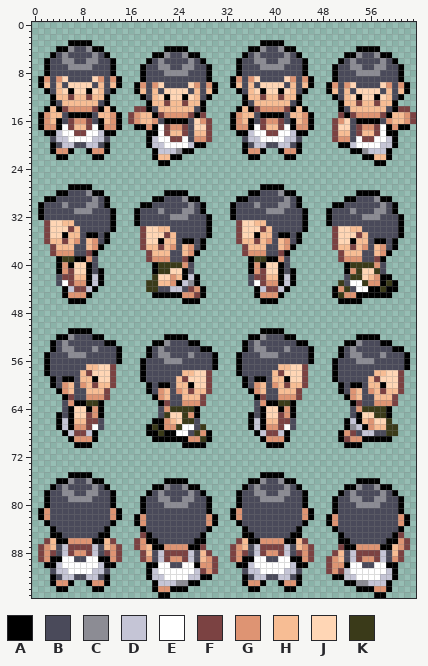
File history of a sprite sheet, Graphics/Characters/CHAD.png. Above, as it was before the edit.
The file is 128x192 pixels, drawn in blocks of 2x2; one block is one cell here.
Palette (. is transparent): A #000000  B #4a4a5a  C #8c8c94  D #c5c5d6  E #ffffff  F #7b4242  G #de9473  H #f7bd94  J #ffd6b5  K #3a3a19
Pixels before (only the part around the change), first column x 0:
 0 .............................
 1 .............................
 2 .............................
 3 ......AAAA...................
 4 ....AACBBCAA..........AAAA...
 5 ...ABCBBBBCBA.......AACBBCAA.
 6 ..ABBCCBBCCBBA.....ABCBBBBCBA
 7 ..ABBBCCCCBBBA....ABBCCBBCCBB
 8 ..ABBBBBBBBBBA....ABBBCCCCBBB
 9 .AGBGJBBBBJGBGA...ABBBBBBBBBB
10 .AHBHBJJJJBHBHA..AGBGJBBBBJGB
11 ..ABHJAJJAJHBA...AHBHBJJJJBHB
12 ...AHHFHHFHHA.....ABHJAJJAJHB
13 ...ABHHHHHHBA......AHHFHHFHHA
14 ..AHAFGGGGFAHA...FFABHHHHHHBA
15 .AGHHBAAAABHHGA.FGHHAFGGGGFAF
16 .AGHABFGGFBAHGA.FGHHGBAAAABJG
17 .AGGAEFHHFEAGGA..AAGAEFGGFBJJ
18 ..AADEEFFEEDAA.....AAEFHHFBHH
19 ...BDDEEEEDDB......ADEEFFEBGG
20 ...ABDDBBDDBA......ADDEEEEDAA
21 ...AGGA..AGGA.......ADDDCAA..
22 ....AA....AA........AHHAA....
23 .....................AA......
24 .............................
25 .............................
26 .............................
27 ......AAAA...................
28 ....AABBBCAA..........AAAA...
29 ..AABBBBBBCBA.......AABBBCAA.
30 .ABBBCBBBCCBA.....AABBBBBBCBA
31 .ABBBBBCCCBBBA...ABBBCBBBCCBA
32 .ABBBBBBBBBBBA...ABBBBBCCCBBB
33 ..FJJHHBBBBBBA...ABBBBBBBBBBB
34 ..FJJJFHBBBBBA....FJJHHBBBBBB
35 ..FJJAHHBAABA.....FJJJFHBBBBB
36 ..FHHFHGBHGBA.....FJJAHHBAABA
37 ...FHHHBBHGA......FHHFHGBHGBA
38 ...FGGGBBFA........FHHHBBHGA.
39 ....AKKAAGB........FGGGBBFA..
40 ....AGAJJAB.........AKKKKGB..
41 ....AGFJJABA........AKKJJAB..
42 ....BFFHHADA........KJJGHADA.
43 ....BEFGGADA.......KKHHGADCA.
44 .....ADFFDA........KKBBDDBFGA
45 .....AGGGA..........AAAAAGGFA
46 ......AAA................AAA.
47 .............................
48 .............................
49 .............................
50 .............................
51 ......AAAA...................
52 ....AACBBBAA..........AAAA...
53 ...ABCBBBBBBAA......AACBBBAA.
54 ...ABCCBBBCBBBA....ABCBBBBBBA
55 ..ABBBCCCBBBBBA....ABCCBBBCBB
56 ..ABBBBBBBBBBBA...ABBBCCCBBBB
57 ..ABBBBBBHHJJF....ABBBBBBBBBB
58 ..ABBBBBHFJJJF....ABBBBBBHHJJ
59 ...ABAABHHAJJF....ABBBBBHFJJJ
60 ...ABGHBGHFHHF.....ABAABHHAJJ
61 ....AGHBBHHHF......ABGHBGHFHH
62 .....AFBBGGGF.......AGHBBHHHF
63 .....BGAAKKA.........AFBBGGGF
64 .....BAJJAGA.........BGKKKKA.
65 ....ABAJJFGA.........BKJJKGA.
66 ....ADAHHFFB........AAGHJKKB.
67 ....ADAGGFEB.......AKAGGKEEBK
68 .....ADFFDA........AAKAAEEBKG
69 ......AGGGA.........AAAAAAGGK
70 .......AAA...............AAAA
71 .............................
72 .............................
73 .............................
74 .............................
75 ......AAAA...................
76 ....AACBBCAA..........AAAA...
77 ...ABCBBBBCBA.......AACBBCAA.
78 ..ABBCCBBCCBBA.....ABCBBBBCBA
79 ..ABBBCCCCBBBA....ABBCCBBCCBB
80 ..ABBBBBBBBBBA....ABBBCCCCBBB
81 .AGBBBBBBBBBBGA...ABBBBBBBBBB
82 .AGBBBBBBBBBBGA..AGBBBBBBBBBB
83 ..ABBBBBBBBBBA...AGBBBBBBBBBB
84 ...ABBBBBBBBA.....ABBBBBBBBBB
85 ...AABBBBBBAA.....FABBBBBBBBA
86 ..FHAAGGGGAAHF...FGAABBBBBBAA
87 .FGHBDFFFFDBHGF..FGHAAGGGGAAF
88 .FGFBDFGGFDBFGF...FHBDFFFFDBH
89 .FGAAEEBBEEAAGF...FGBDFGGFDBH
90 ..AADEEEEEEDAA.....AAEEBBEEAG
91 ...BDDEEEEDDB......ADEEEEEEDF
92 ...ABDDBBDDBA......ADDEEEEDDA
93 ...AGGA..AGGA.......ADDDCCAA.
94 ....AA....AA........AGGAAA...
95 .....................AA......
After:
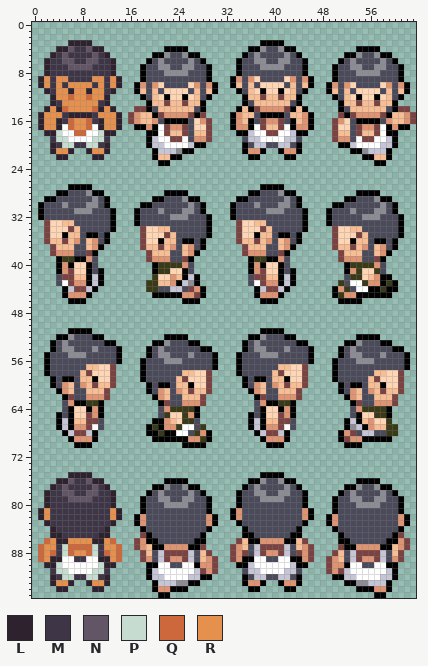
Colours new in this view: L #2e222f  M #3e3546  N #625565  P #c7dcd0  Q #cd683d  R #e6904e
What changed:
y 3: x 6..9 AAAA -> LLLL
y 4: x 4..11 AACBBCAA -> LLNMMNLL
y 5: x 3..12 ABCBBBBCBA -> LMNMMMMNML
y 6: x 2..13 ABBCCBBCCBBA -> LMMNNMMNNMML
y 7: x 2..13 ABBBCCCCBBBA -> LMMMNNNNMMML
y 8: x 2..13 ABBBBBBBBBBA -> LMMMMMMMMMML
y 9: x 1..14 AGBGJBBBBJGBGA -> LRMRRMMMMRRMRL
y 10: x 1..14 AHBHBJJJJBHBHA -> LRMRMRRRRMRMRL
y 11: x 2..13 ABHJAJJAJHBA -> LMRRLRRLRRML
y 12: x 3..12 AHHFHHFHHA -> LRRQRRQRRL
y 13: x 3..12 ABHHHHHHBA -> LMRRRRRRML
y 14: x 2..13 AHAFGGGGFAHA -> LRLQRRRRQLRL
y 15: x 1..14 AGHHBAAAABHHGA -> LRRRMLLLLMRRRL
y 16: x 1..14 AGHABFGGFBAHGA -> LRRLMQRRQMLRRL
y 17: x 1..4 AGGA -> LRRL; x 6..9 FHHF -> QRRQ; x 11..14 AGGA -> LRRL
y 18: x 2..4 AAD -> LLP; x 7..8 FF -> QQ; x 11..13 DAA -> PLL
y 19: x 3..5 BDD -> MPP; x 10..12 DDB -> PPM
y 20: x 3..12 ABDDBBDDBA -> LMPPMMPPML
y 21: x 3..6 AGGA -> LRRL; x 9..12 AGGA -> LRRL
y 22: x 4..5 AA -> LL; x 10..11 AA -> LL
y 75: x 6..9 AAAA -> LLLL
y 76: x 4..11 AACBBCAA -> LLNMMNLL
y 77: x 3..12 ABCBBBBCBA -> LMNMMMMNML
y 78: x 2..13 ABBCCBBCCBBA -> LMMNNMMNNMML
y 79: x 2..13 ABBBCCCCBBBA -> LMMMNNNNMMML
y 80: x 2..13 ABBBBBBBBBBA -> LMMMMMMMMMML
y 81..82: x 1..14 AGBBBBBBBBBBGA -> LRMMMMMMMMMMRL
y 83: x 2..13 ABBBBBBBBBBA -> LMMMMMMMMMML
y 84: x 3..12 ABBBBBBBBA -> LMMMMMMMML
y 85: x 3..12 AABBBBBBAA -> LLMMMMMMLL
y 86: x 2..13 FHAAGGGGAAHF -> QRLLRRRRLLRQ
y 87: x 1..14 FGHBDFFFFDBHGF -> QRRMPQQQQPMRRQ
y 88: x 1..14 FGFBDFGGFDBFGF -> QRQMPQRRQPMQRQ
y 89: x 1..4 FGAA -> QRLL; x 7..8 BB -> MM; x 11..14 AAGF -> LLRQ
y 90: x 2..4 AAD -> LLP; x 11..13 DAA -> PLL
y 91: x 3..5 BDD -> MPP; x 10..12 DDB -> PPM
y 92: x 3..12 ABDDBBDDBA -> LMPPMMPPML
y 93: x 3..6 AGGA -> LRRL; x 9..12 AGGA -> LRRL
y 94: x 4..5 AA -> LL; x 10..11 AA -> LL
